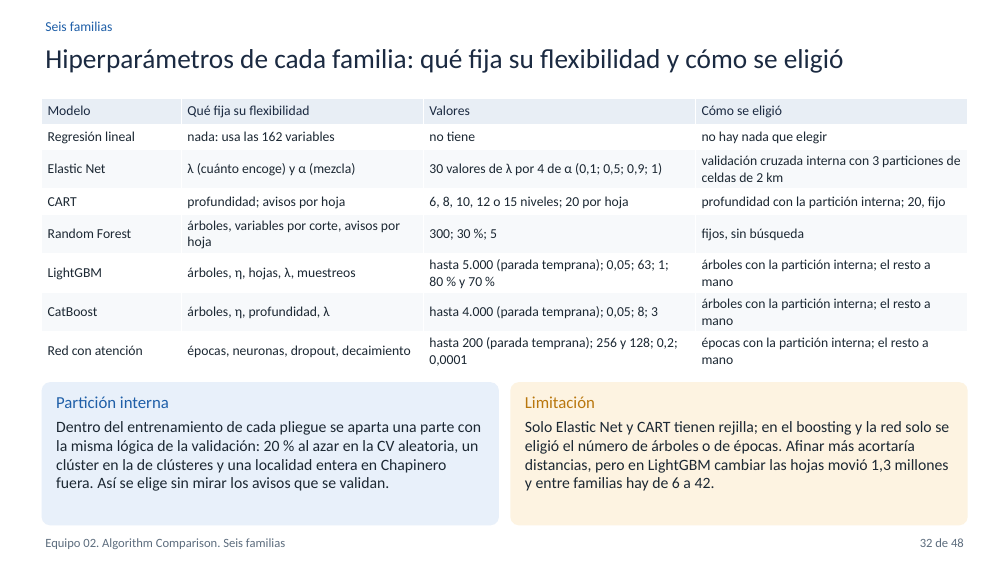
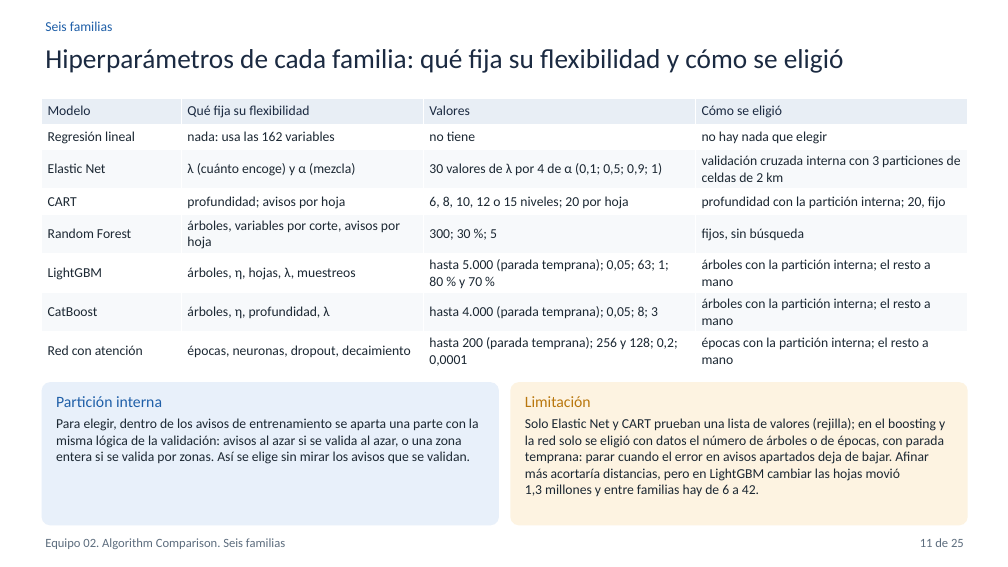
Before and after one commit to hsaguilera/BDML-PS03, a slide deck: slide 11 of 03_slides/compare_equipo_02.pptx (slide 32 before the commit). Drawn at 1008x567 pixels with LibreOffice and Linux fonts; fonts in the diff are those of the drawing. Boxes give left, top, right and bottom in pixels: in the first picture for what was removed or moved away, otherwise in the second. Text is boxed around its words. In the diff, an @@ line names an element or a change of style, - is before the commit and + after.

Commit message:
Reduce las presentaciones finales a 27 y 25 láminas para la exposición
Best Model Deep Dive queda con 27 láminas y Algorithm Comparison con 25,
con las cifras verificadas, las notas del orador recortadas para unos 20
minutos y el mapa de láminas del README actualizado. Los PDF de 03_slides
son los entregados.

```diff
--- a/03_slides/compare_equipo_02.pptx
+++ b/03_slides/compare_equipo_02.pptx
@@ text in rounded rectangle at (56,418,479,464): text changed; size 15 to 13 pt @@
-Dentro del entrenamiento de cada pliegue se aparta una parte con la misma lógica de la validación: 20 % al azar en la CV aleatoria, un clúster en la de clústeres y una localidad entera en Chapinero fuera. Así se elige sin mirar los avisos que se validan.
+Para elegir, dentro de los avisos de entrenamiento se aparta una parte con la misma lógica de la validación: avisos al azar si se valida al azar, o una zona entera si se valida por zonas. Así se elige sin mirar los avisos que se validan.
@@ text in rounded rectangle at (56,396,162,407): size 16 to 15 pt in "Partición interna" @@
@@ text in rounded rectangle at (525,418,945,496): text changed; size 15 to 13 pt @@
-Solo Elastic Net y CART tienen rejilla; en el boosting y la red solo se eligió el número de árboles o de épocas. Afinar más acortaría distancias, pero en LightGBM cambiar las hojas movió 1,3 millones y entre familias hay de 6 a 42.
+Solo Elastic Net y CART prueban una lista de valores (rejilla); en el boosting y la red solo se eligió con datos el número de árboles o de épocas, con parada temprana: parar cuando el error en avisos apartados deja de bajar. Afinar más acortaría distancias, pero en LightGBM cambiar las hojas movió 1,3 millones y entre familias hay de 6 a 42.
@@ text in rounded rectangle at (525,396,591,407): size 16 to 15 pt in "Limitación" @@
@@ text at (920,538,964,547): text changed @@
-32 de 48
+11 de 25
```
Also in this commit, not shown: 24 other slides changed, 23 slides removed, 9 other files.
